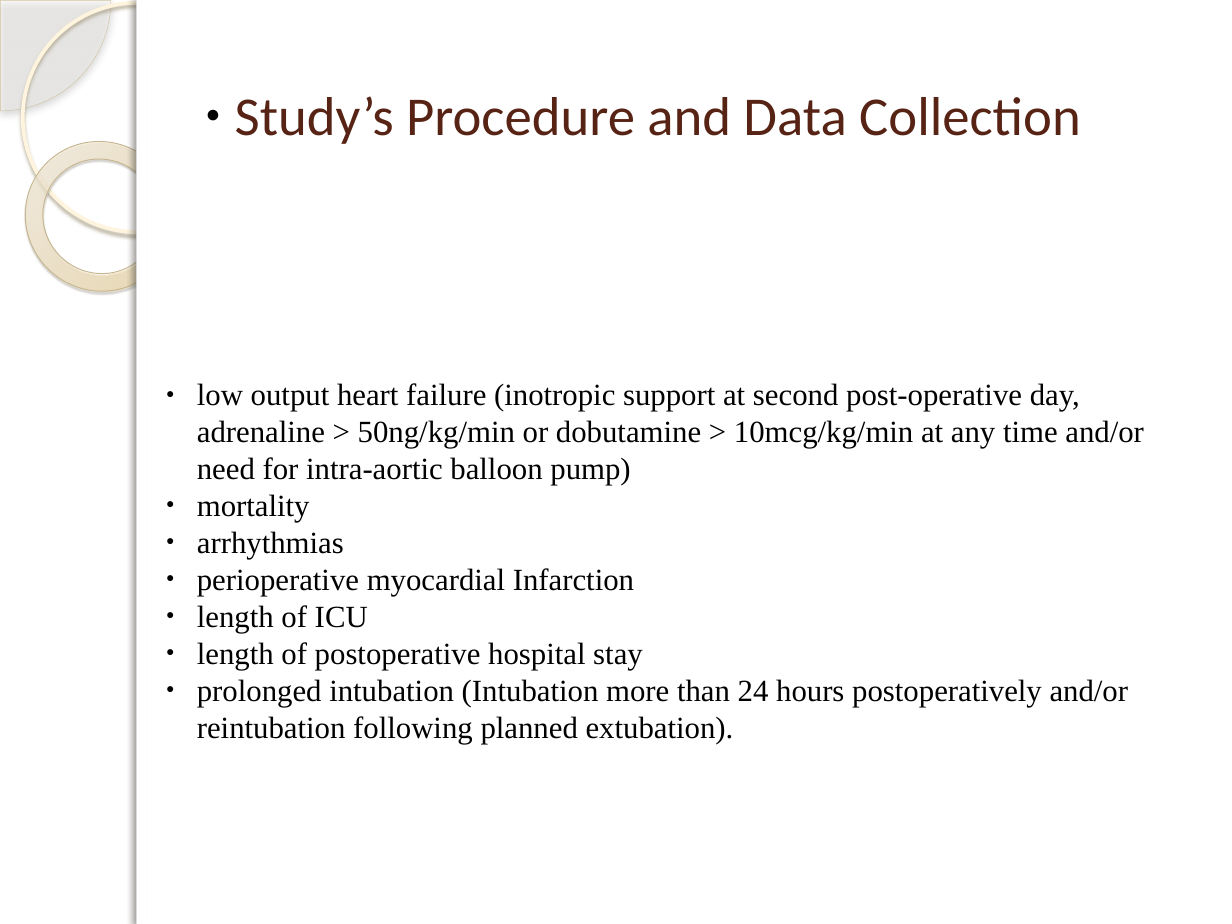
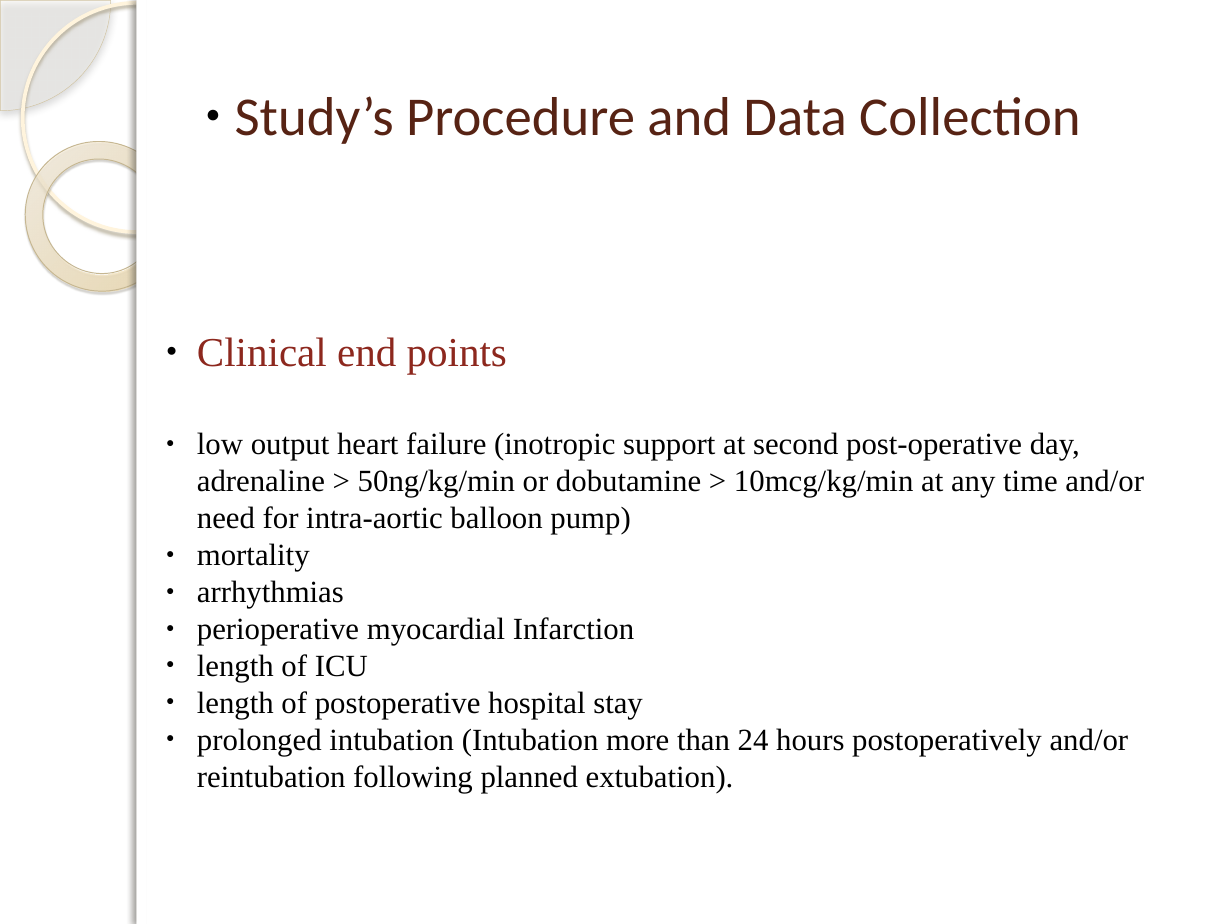
Before and after one commit to DrIbrahimAli/MDThesis, a slide deck: slide 18 of presentation/presentation.pptx (slide 14 before the commit). Drawn at 1232x924 pixels with LibreOffice and Linux fonts; fonts in the diff are those of the drawing; background and template pictures are left out. Boxes give left, top, right and bottom in pixels: in the first picture for what was removed or moved away, otherwise in the second. Text is boxed around its words. In the diff, an @@ line names an element or a change of style, - is before the commit and + after.

```diff
--- a/presentation/presentation.pptx
+++ b/presentation/presentation.pptx
@@ text at [197,337,507,374]: paragraph added @@
+● Clinical end points
```
Also in this commit, not shown: 26 other slides changed, 6 slides added, 2 slides removed.
